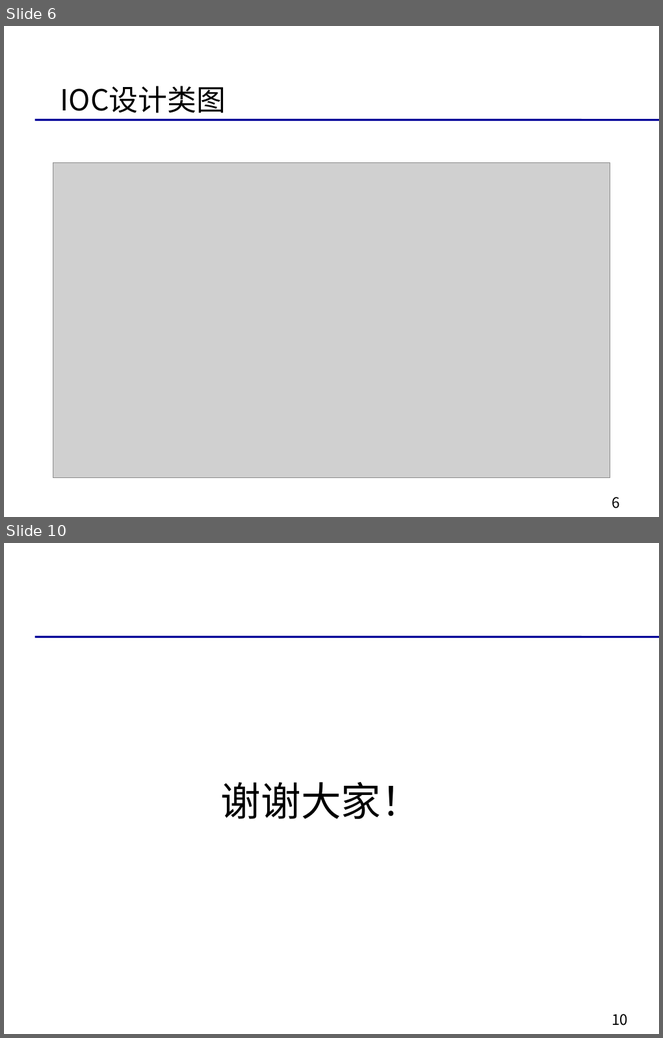
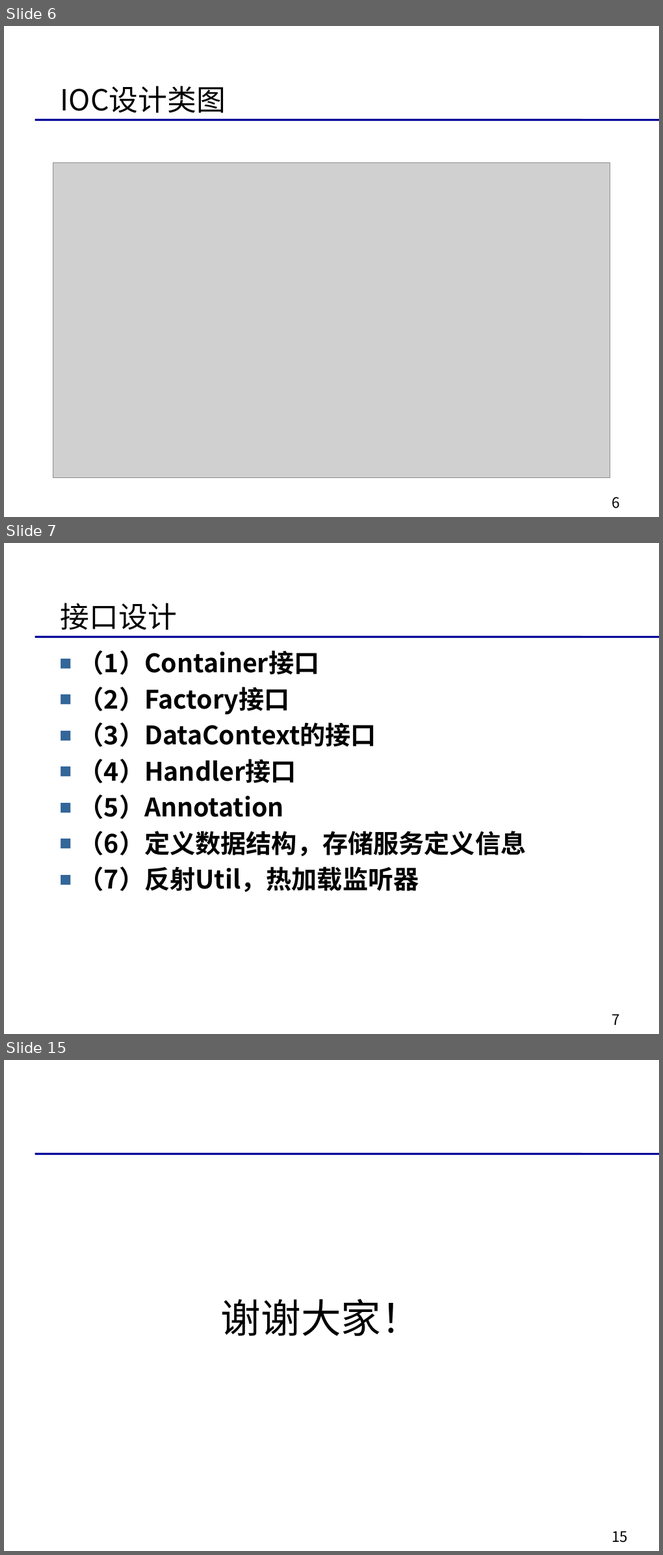
Before and after one commit to bhsei/16TeamF, a slide deck: 演讲ppt/软件改进与展示.pptx. Shown one above the other, each under a label of ours: slides 6 and 10 before the commit, slides 6, 7 and 15 after it; the slides between them are not shown. The pictures are 663x1038 and 663x1555 pixels, drawn with LibreOffice and Linux fonts; fonts in the diff are those of the drawing; grey boxes stand for pictures; background and template pictures are left out. Boxes give left, top, right and bottom in pixels: in the first picture for what was removed or moved away, otherwise in the second. Text is boxed around its words. In the diff, an @@ line names an element or a change of style, - is before the commit and + after.

Commit message:
改进实现方案的修改 1.细化接口设计 2.增加了Handler接口，把元数据中xml信息转换为服务提供者定义信息 3.增加了Annotation接口。提供了对解析注解的支持，能把注解中的元数据来描述服务提供者的 元数据。 4.定义数据结构，存储服务定义信息。 5.增加了java放射的一些类，支持xml注解的动态修改和运行。

```diff
--- a/演讲ppt/软件改进与展示.pptx
+++ b/演讲ppt/软件改进与展示.pptx
@@ slide 7 added at (4,543,659,1034), background picture (left out); not listed: 2 template elements that a slide beside it also shows @@
@@ title added at (61,603,177,630), 32 pt, text #000000 @@
+接口设计
@@ text added at (79,650,527,892), 28 pt, text #000000, bold @@
+■ （1）Container接口
+■ （2）Factory接口
+■ （3）DataContext的接口
+■ （4）Handler接口
+■ （5）Annotation
+■ （6）定义数据结构，存储服务定义信息
+■ （7）反射Util，热加载监听器
@@ what was slide 10 is now slide 15 @@
@@ page number at (612,1531,628,1543): text changed @@
-10
+15
```
Also in this commit, not shown: 3 slides changed, 4 other slides added.
